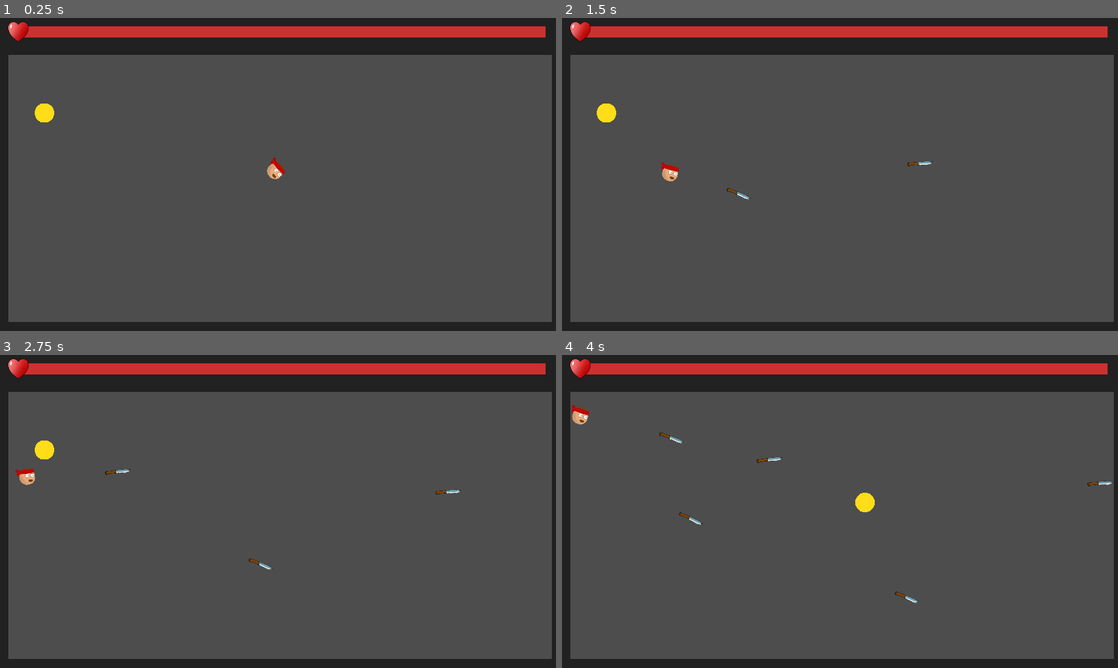
Above: before the commit, frames 1-4 (two rows, left to right).
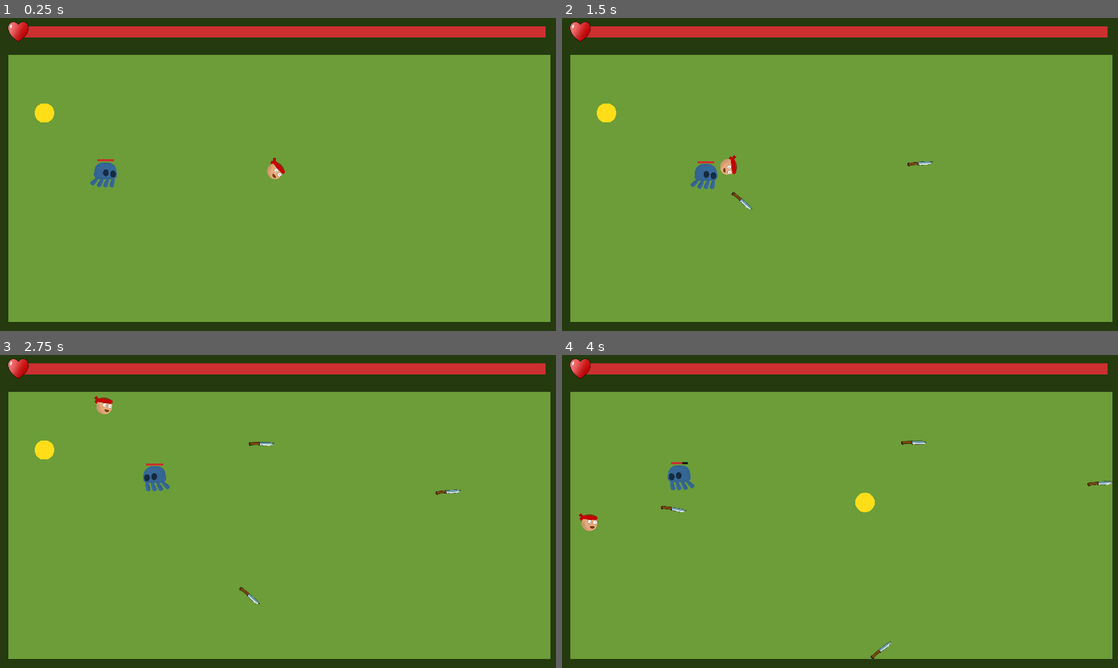
Above: after the commit, the same moments.

Repository: RoshanDavis/Dagger-Dodge-Godot-Project
Game: Godot game, scene res://scenes/game.tscn
Two runs of this game, one before a commit and one after it. Both use one fixed random seed, a clock stepped at 60 frames per second and the inputs below.
Inputs (mouse positions are in pixels of both pictures, inside the frame that each line leads up to):
- Up to frame 1 (0.25 s): no input
- Up to frame 2 (1.5 s): move the mouse to (962, 158) at 0.52 s; click (962, 158) at 0.6 s; move the mouse to (728, 190) at 1.27 s; click (728, 190) at 1.35 s
- Up to frame 3 (2.75 s): move the mouse to (333, 442) at 2.02 s; click (333, 442) at 2.1 s
- Up to frame 4 (4 s): move the mouse to (812, 574) at 2.77 s; click (812, 574) at 2.85 s; move the mouse to (1006, 558) at 3.52 s; click (1006, 558) at 3.6 s

The runs differ from the first frame. In frame 1, 96% of the frame differs, in the area x 0-100%, y 0-100%; in frame 2, 96%; in frame 3, 96%; in frame 4, 96%.

Commit message:
added jellyfish enemy

Diff:
--- a/scenes/dagger.tscn
+++ b/scenes/dagger.tscn
@@ -19,6 +19,7 @@
 texture = ExtResource("2_at8go")
 
 [node name="CollisionShape2D" type="CollisionShape2D" parent="."]
+visible = false
 position = Vector2(-0.5, 0)
 shape = SubResource("RectangleShape2D_3hgd2")
 
@@ -27,6 +28,7 @@
 [node name="Hitbox" type="Area2D" parent="." groups=["dagger"]]
 
 [node name="CollisionShape2D" type="CollisionShape2D" parent="Hitbox"]
+visible = false
 position = Vector2(2, 1.5)
 shape = SubResource("RectangleShape2D_lfkje")
 
--- a/scenes/game.tscn
+++ b/scenes/game.tscn
@@ -1,10 +1,12 @@
-[gd_scene load_steps=7 format=3 uid="uid://cg6nshbkea3ju"]
+[gd_scene load_steps=9 format=3 uid="uid://cg6nshbkea3ju"]
 
 [ext_resource type="PackedScene" uid="uid://bq53kn6frissv" path="res://scenes/wall.tscn" id="1_1iadt"]
 [ext_resource type="Script" path="res://scripts/game.gd" id="1_so7ud"]
+[ext_resource type="Texture2D" uid="uid://cn40emfty6dtn" path="res://assets/prototype-square.png" id="2_ld8mn"]
 [ext_resource type="PackedScene" uid="uid://ctyuky1aelg4h" path="res://scenes/player.tscn" id="3_7iytr"]
 [ext_resource type="PackedScene" uid="uid://dmvpjjyhh4aps" path="res://scenes/health_bar.tscn" id="4_iuutx"]
 [ext_resource type="Script" path="res://scripts/spawner.gd" id="5_toys6"]
+[ext_resource type="PackedScene" uid="uid://60aocnu06g8n" path="res://scenes/jellyfish.tscn" id="6_u3inb"]
 
 [sub_resource type="RectangleShape2D" id="RectangleShape2D_xsdpc"]
 size = Vector2(1093.5, 532)
@@ -12,15 +14,21 @@
 [node name="Game" type="Node"]
 script = ExtResource("1_so7ud")
 
+[node name="BG" type="Sprite2D" parent="."]
+modulate = Color(0.424929, 0.61591, 0.220738, 1)
+position = Vector2(556, 341)
+scale = Vector2(101.75, 57.625)
+texture = ExtResource("2_ld8mn")
+
 [node name="Boundary" type="Node2D" parent="."]
-modulate = Color(0.129412, 0.129412, 0.129412, 1)
+modulate = Color(0.146156, 0.22591, 0.0610759, 1)
 position = Vector2(579, 319)
 
 [node name="Wall" parent="Boundary" instance=ExtResource("1_1iadt")]
 position = Vector2(-577, 0)
 
 [node name="Wall2" parent="Boundary" instance=ExtResource("1_1iadt")]
-position = Vector2(580, 0)
+position = Vector2(577, 0)
 rotation = 3.14159
 
 [node name="Wall3" parent="Boundary" instance=ExtResource("1_1iadt")]
@@ -40,11 +48,16 @@
 
 [node name="HealthBar" parent="." instance=ExtResource("4_iuutx")]
 
+[node name="Jellyfish" parent="." instance=ExtResource("6_u3inb")]
+position = Vector2(201, 325)
+scale = Vector2(0.25, 0.25)
+
 [node name="Spawner" type="Area2D" parent="."]
 position = Vector2(576, 353)
 script = ExtResource("5_toys6")
 
 [node name="CollisionShape2D" type="CollisionShape2D" parent="Spawner"]
+visible = false
 shape = SubResource("RectangleShape2D_xsdpc")
 
 [node name="Gold Orb Spawn Timer" type="Timer" parent="Spawner"]
--- /dev/null
+++ b/scenes/jellyfish.tscn
@@ -0,0 +1,353 @@
+[gd_scene load_steps=10 format=3 uid="uid://60aocnu06g8n"]
+
+[ext_resource type="Script" path="res://scripts/jellyfish.gd" id="1_jtgts"]
+[ext_resource type="Texture2D" uid="uid://civx5qw1pa1d2" path="res://assets/environment/JellyFish Enemy Parts.png" id="2_bp6rv"]
+[ext_resource type="PackedScene" uid="uid://dinw35tn3p0mw" path="res://scenes/health_component.tscn" id="3_hq8l0"]
+[ext_resource type="PackedScene" uid="uid://dmvpjjyhh4aps" path="res://scenes/health_bar.tscn" id="4_3ynr1"]
+
+[sub_resource type="RectangleShape2D" id="RectangleShape2D_p84pf"]
+size = Vector2(179, 190)
+
+[sub_resource type="Animation" id="Animation_0q5bk"]
+resource_name = "FLOATING"
+length = 2.52
+loop_mode = 2
+step = 0.03
+tracks/0/type = "value"
+tracks/0/imported = false
+tracks/0/enabled = true
+tracks/0/path = NodePath("Skeleton2D/Torso/Leg 1:position")
+tracks/0/interp = 2
+tracks/0/loop_wrap = true
+tracks/0/keys = {
+"times": PackedFloat32Array(0, 1.26, 2.52),
+"transitions": PackedFloat32Array(1, 1, 1),
+"update": 0,
+"values": [Vector2(-69, 2), Vector2(-69, 2), Vector2(-69, 2)]
+}
+tracks/1/type = "value"
+tracks/1/imported = false
+tracks/1/enabled = true
+tracks/1/path = NodePath("Skeleton2D/Torso/Leg 1:rotation")
+tracks/1/interp = 2
+tracks/1/loop_wrap = true
+tracks/1/keys = {
+"times": PackedFloat32Array(0, 1.26, 2.52),
+"transitions": PackedFloat32Array(1, 1, 1),
+"update": 0,
+"values": [2.25861, 1.86639, 1.56848]
+}
+tracks/2/type = "value"
+tracks/2/imported = false
+tracks/2/enabled = true
+tracks/2/path = NodePath("Skeleton2D/Torso/Leg 2:position")
+tracks/2/interp = 2
+tracks/2/loop_wrap = true
+tracks/2/keys = {
+"times": PackedFloat32Array(0, 1.26, 2.52),
+"transitions": PackedFloat32Array(1, 1, 1),
+"update": 0,
+"values": [Vector2(-24, 11), Vector2(-24, 11), Vector2(-24, 11)]
+}
+tracks/3/type = "value"
+tracks/3/imported = false
+tracks/3/enabled = true
+tracks/3/path = NodePath("Skeleton2D/Torso/Leg 2:rotation")
+tracks/3/interp = 2
+tracks/3/loop_wrap = true
+tracks/3/keys = {
+"times": PackedFloat32Array(0, 1.26, 2.52),
+"transitions": PackedFloat32Array(1, 1, 1),
+"update": 0,
+"values": [2.1874, 1.86639, 1.58962]
+}
+tracks/4/type = "value"
+tracks/4/imported = false
+tracks/4/enabled = true
+tracks/4/path = NodePath("Skeleton2D/Torso/Leg 3:position")
+tracks/4/interp = 2
+tracks/4/loop_wrap = true
+tracks/4/keys = {
+"times": PackedFloat32Array(0, 1.26, 2.52),
+"transitions": PackedFloat32Array(1, 1, 1),
+"update": 0,
+"values": [Vector2(22, 9), Vector2(22, 9), Vector2(22, 9)]
+}
+tracks/5/type = "value"
+tracks/5/imported = false
+tracks/5/enabled = true
+tracks/5/path = NodePath("Skeleton2D/Torso/Leg 3:rotation")
+tracks/5/interp = 2
+tracks/5/loop_wrap = true
+tracks/5/keys = {
+"times": PackedFloat32Array(0, 1.26, 2.52),
+"transitions": PackedFloat32Array(1, 1, 1),
+"update": 0,
+"values": [2.08965, 1.83116, 1.50619]
+}
+tracks/6/type = "value"
+tracks/6/imported = false
+tracks/6/enabled = true
+tracks/6/path = NodePath("Skeleton2D/Torso/Leg 4:position")
+tracks/6/interp = 2
+tracks/6/loop_wrap = true
+tracks/6/keys = {
+"times": PackedFloat32Array(0, 1.26, 2.52),
+"transitions": PackedFloat32Array(1, 1, 1),
+"update": 0,
+"values": [Vector2(63, 2), Vector2(63, 2), Vector2(63, 2)]
+}
+tracks/7/type = "value"
+tracks/7/imported = false
+tracks/7/enabled = true
+tracks/7/path = NodePath("Skeleton2D/Torso/Leg 4:rotation")
+tracks/7/interp = 2
+tracks/7/loop_wrap = true
+tracks/7/keys = {
+"times": PackedFloat32Array(0, 1.26, 2.52),
+"transitions": PackedFloat32Array(1, 1, 1),
+"update": 0,
+"values": [1.83416, 1.68671, 1.21178]
+}
+
+[sub_resource type="Animation" id="Animation_qo72f"]
+length = 0.001
+tracks/0/type = "value"
+tracks/0/imported = false
+tracks/0/enabled = true
+tracks/0/path = NodePath("Skeleton2D/Torso/Leg 1:position")
+tracks/0/interp = 1
+tracks/0/loop_wrap = true
+tracks/0/keys = {
+"times": PackedFloat32Array(0),
+"transitions": PackedFloat32Array(1),
+"update": 0,
+"values": [Vector2(-69, 2)]
+}
+tracks/1/type = "value"
+tracks/1/imported = false
+tracks/1/enabled = true
+tracks/1/path = NodePath("Skeleton2D/Torso/Leg 1:rotation")
+tracks/1/interp = 1
+tracks/1/loop_wrap = true
+tracks/1/keys = {
+"times": PackedFloat32Array(0),
+"transitions": PackedFloat32Array(1),
+"update": 0,
+"values": [2.25861]
+}
+tracks/2/type = "value"
+tracks/2/imported = false
+tracks/2/enabled = true
+tracks/2/path = NodePath("Skeleton2D/Torso/Leg 2:position")
+tracks/2/interp = 1
+tracks/2/loop_wrap = true
+tracks/2/keys = {
+"times": PackedFloat32Array(0),
+"transitions": PackedFloat32Array(1),
+"update": 0,
+"values": [Vector2(-24, 11)]
+}
+tracks/3/type = "value"
+tracks/3/imported = false
+tracks/3/enabled = true
+tracks/3/path = NodePath("Skeleton2D/Torso/Leg 2:rotation")
+tracks/3/interp = 1
+tracks/3/loop_wrap = true
+tracks/3/keys = {
+"times": PackedFloat32Array(0),
+"transitions": PackedFloat32Array(1),
+"update": 0,
+"values": [2.1874]
+}
+tracks/4/type = "value"
+tracks/4/imported = false
+tracks/4/enabled = true
+tracks/4/path = NodePath("Skeleton2D/Torso/Leg 3:position")
+tracks/4/interp = 1
+tracks/4/loop_wrap = true
+tracks/4/keys = {
+"times": PackedFloat32Array(0),
+"transitions": PackedFloat32Array(1),
+"update": 0,
+"values": [Vector2(22, 9)]
+}
+tracks/5/type = "value"
+tracks/5/imported = false
+tracks/5/enabled = true
+tracks/5/path = NodePath("Skeleton2D/Torso/Leg 3:rotation")
+tracks/5/interp = 1
+tracks/5/loop_wrap = true
+tracks/5/keys = {
+"times": PackedFloat32Array(0),
+"transitions": PackedFloat32Array(1),
+"update": 0,
+"values": [2.08965]
+}
+tracks/6/type = "value"
+tracks/6/imported = false
+tracks/6/enabled = true
+tracks/6/path = NodePath("Skeleton2D/Torso/Leg 4:position")
+tracks/6/interp = 1
+tracks/6/loop_wrap = true
+tracks/6/keys = {
+"times": PackedFloat32Array(0),
+"transitions": PackedFloat32Array(1),
+"update": 0,
+"values": [Vector2(63, 2)]
+}
+tracks/7/type = "value"
+tracks/7/imported = false
+tracks/7/enabled = true
+tracks/7/path = NodePath("Skeleton2D/Torso/Leg 4:rotation")
+tracks/7/interp = 1
+tracks/7/loop_wrap = true
+tracks/7/keys = {
+"times": PackedFloat32Array(0),
+"transitions": PackedFloat32Array(1),
+"update": 0,
+"values": [1.83416]
+}
+
+[sub_resource type="AnimationLibrary" id="AnimationLibrary_y6rp7"]
+_data = {
+"FLOATING": SubResource("Animation_0q5bk"),
+"RESET": SubResource("Animation_qo72f")
+}
+
+[sub_resource type="RectangleShape2D" id="RectangleShape2D_svqe6"]
+size = Vector2(209, 217)
+
+[node name="Jellyfish" type="CharacterBody2D" groups=["enemy"]]
+motion_mode = 1
+script = ExtResource("1_jtgts")
+
+[node name="Polygons" type="Node2D" parent="."]
+modulate = Color(0.219608, 0.423529, 0.615686, 1)
+
+[node name="Leg 1" type="Polygon2D" parent="Polygons"]
+position = Vector2(-128, -146)
+texture = ExtResource("2_bp6rv")
+skeleton = NodePath("../../Skeleton2D")
+polygon = PackedVector2Array(49.6121, 154.46, 5.95323, 234.17, 46.6354, 257.323, 95.2556, 167.69, 46.6354, 209.364)
+uv = PackedVector2Array(49.6121, 154.46, 5.95323, 234.17, 46.6354, 257.323, 95.2556, 167.69, 46.6354, 209.364)
+polygons = [PackedInt32Array(4, 0, 3), PackedInt32Array(4, 2, 3), PackedInt32Array(4, 1, 2), PackedInt32Array(0, 1, 4)]
+bones = ["Torso", PackedFloat32Array(0, 0, 0, 0, 0), "Torso/Head", PackedFloat32Array(1, 0, 0, 1, 0), "Torso/Leg 1", PackedFloat32Array(1, 1, 1, 1, 1), "Torso/Leg 2", PackedFloat32Array(0, 0, 0, 0, 0), "Torso/Leg 3", PackedFloat32Array(0, 0, 0, 0, 0), "Torso/Leg 4", PackedFloat32Array(0, 0, 0, 0, 0)]
+internal_vertex_count = 1
+
+[node name="Leg 2" type="Polygon2D" parent="Polygons"]
+position = Vector2(-137, -139)
+texture = ExtResource("2_bp6rv")
+skeleton = NodePath("../../Skeleton2D")
+polygon = PackedVector2Array(96.5786, 155.783, 72.4339, 248.392, 120.062, 254.346, 137.922, 157.767, 105.84, 209.033)
+uv = PackedVector2Array(96.5786, 155.783, 72.4339, 248.392, 120.062, 254.346, 137.922, 157.767, 105.84, 209.033)
+polygons = [PackedInt32Array(4, 0, 3), PackedInt32Array(4, 1, 0), PackedInt32Array(4, 2, 1), PackedInt32Array(3, 2, 4)]
+bones = ["Torso", PackedFloat32Array(0, 0, 0, 0, 0), "Torso/Head", PackedFloat32Array(1, 0, 0, 1, 0), "Torso/Leg 1", PackedFloat32Array(0, 0, 0, 0, 0), "Torso/Leg 2", PackedFloat32Array(1, 1, 1, 1, 1), "Torso/Leg 3", PackedFloat32Array(0, 0, 0, 0, 0), "Torso/Leg 4", PackedFloat32Array(0, 0, 0, 0, 0)]
+internal_vertex_count = 1
+
+[node name="Leg 3" type="Polygon2D" parent="Polygons"]
+position = Vector2(-149, -139)
+texture = ExtResource("2_bp6rv")
+skeleton = NodePath("../../Skeleton2D")
+polygon = PackedVector2Array(153.137, 157.436, 135.938, 250.708, 183.566, 255.338, 194.811, 153.137, 165.044, 202.088)
+uv = PackedVector2Array(153.137, 157.436, 135.938, 250.708, 183.566, 255.338, 194.811, 153.137, 165.044, 202.088)
+polygons = [PackedInt32Array(0, 4, 3), PackedInt32Array(4, 1, 0), PackedInt32Array(2, 4, 1), PackedInt32Array(3, 4, 2)]
+bones = ["Torso", PackedFloat32Array(0, 0, 0, 0, 0), "Torso/Head", PackedFloat32Array(1, 0, 0, 1, 0), "Torso/Leg 1", PackedFloat32Array(0, 0, 0, 0, 0), "Torso/Leg 2", PackedFloat32Array(0, 0, 0, 0, 0), "Torso/Leg 3", PackedFloat32Array(1, 1, 1, 1, 1), "Torso/Leg 4", PackedFloat32Array(0, 0, 0, 0, 0)]
+internal_vertex_count = 1
+
+[node name="Leg 4" type="Polygon2D" parent="Polygons"]
+position = Vector2(-161, -139)
+texture = ExtResource("2_bp6rv")
+skeleton = NodePath("../../Skeleton2D")
+polygon = PackedVector2Array(205.395, 151.814, 195.473, 246.077, 240.124, 252.031, 252.031, 154.46, 221.933, 206.057)
+uv = PackedVector2Array(205.395, 151.814, 195.473, 246.077, 240.124, 252.031, 252.031, 154.46, 221.933, 206.057)
+polygons = [PackedInt32Array(0, 4, 1), PackedInt32Array(0, 3, 4), PackedInt32Array(4, 2, 1), PackedInt32Array(4, 3, 2)]
+bones = ["Torso", PackedFloat32Array(0, 0, 0, 0, 0), "Torso/Head", PackedFloat32Array(1, 0, 0, 1, 0), "Torso/Leg 1", PackedFloat32Array(0, 0, 0, 0, 0), "Torso/Leg 2", PackedFloat32Array(0, 0, 0, 0, 0), "Torso/Leg 3", PackedFloat32Array(0, 0, 0, 0, 0), "Torso/Leg 4", PackedFloat32Array(1, 1, 1, 1, 1)]
+internal_vertex_count = 1
+
+[node name="Torso" type="Polygon2D" parent="Polygons"]
+position = Vector2(-127, -108)
+texture = ExtResource("2_bp6rv")
+skeleton = NodePath("../../Skeleton2D")
+polygon = PackedVector2Array(30.7594, 150.491, 229.209, 151.483, 227.225, -2.64626, 21.1677, 5.95322, 128.33, 78.3881)
+uv = PackedVector2Array(30.7594, 150.491, 229.209, 151.483, 227.225, -2.64626, 21.1677, 5.95322, 128.33, 78.3881)
+polygons = [PackedInt32Array(3, 4, 0), PackedInt32Array(4, 2, 3), PackedInt32Array(4, 1, 0), PackedInt32Array(2, 4, 1)]
+bones = ["Torso", PackedFloat32Array(1, 1, 1, 1, 1), "Torso/Head", PackedFloat32Array(1, 1, 1, 1, 1), "Torso/Leg 1", PackedFloat32Array(0, 0, 0, 0, 0), "Torso/Leg 2", PackedFloat32Array(0, 0, 0, 0, 0), "Torso/Leg 3", PackedFloat32Array(0, 0, 0, 0, 0), "Torso/Leg 4", PackedFloat32Array(0, 0, 0, 0, 0)]
+internal_vertex_count = 1
+
+[node name="Skeleton2D" type="Skeleton2D" parent="."]
+
+[node name="Torso" type="Bone2D" parent="Skeleton2D"]
+position = Vector2(0, 32)
+rest = Transform2D(1, 0, 0, 1, 0, 32)
+
+[node name="Head" type="Bone2D" parent="Skeleton2D/Torso"]
+position = Vector2(1, -49)
+rest = Transform2D(1, 0, 0, 1, 1, -49)
+auto_calculate_length_and_angle = false
+length = 70.0
+bone_angle = 0.0
+
+[node name="Leg 1" type="Bone2D" parent="Skeleton2D/Torso"]
+position = Vector2(-69, 2)
+rotation = 2.25861
+scale = Vector2(0.999999, 0.999999)
+rest = Transform2D(-0.291304, 0.95663, -0.95663, -0.291304, -69, 2)
+auto_calculate_length_and_angle = false
+length = 61.891
+bone_angle = 0.0
+
+[node name="Leg 2" type="Bone2D" parent="Skeleton2D/Torso"]
+position = Vector2(-24, 11)
+rotation = 2.1874
+scale = Vector2(0.999999, 0.999999)
+rest = Transform2D(-0.291304, 0.95663, -0.95663, -0.291304, -24, 11)
+auto_calculate_length_and_angle = false
+length = 61.891
+bone_angle = 0.0
+
+[node name="Leg 3" type="Bone2D" parent="Skeleton2D/Torso"]
+position = Vector2(22, 9)
+rotation = 2.08965
+scale = Vector2(1, 1)
+rest = Transform2D(-0.257431, 0.966297, -0.966297, -0.257431, 22, 9)
+auto_calculate_length_and_angle = false
+length = 61.891
+bone_angle = 0.0
+
+[node name="Leg 4" type="Bone2D" parent="Skeleton2D/Torso"]
+position = Vector2(63, 2)
+rotation = 1.83416
+scale = Vector2(1, 1)
+rest = Transform2D(-0.115657, 0.993289, -0.993289, -0.115657, 63, 2)
+auto_calculate_length_and_angle = false
+length = 61.891
+bone_angle = 0.0
+
+[node name="CollisionShape2D" type="CollisionShape2D" parent="."]
+visible = false
+position = Vector2(-3.5, -1)
+shape = SubResource("RectangleShape2D_p84pf")
+
+[node name="AnimationPlayer" type="AnimationPlayer" parent="."]
+libraries = {
+"": SubResource("AnimationLibrary_y6rp7")
+}
+
+[node name="HealthComponent" parent="." instance=ExtResource("3_hq8l0")]
+
+[node name="Hitbox" type="Area2D" parent="." groups=["enemy"]]
+
+[node name="CollisionShape2D" type="CollisionShape2D" parent="Hitbox"]
+visible = false
+position = Vector2(-5.5, 1.5)
+shape = SubResource("RectangleShape2D_svqe6")
+
+[node name="HealthBar" parent="." instance=ExtResource("4_3ynr1")]
+offset_left = -69.0
+offset_top = -127.0
+offset_right = 70.0
+offset_bottom = -110.0
+isHeartVisible = false
+
+[connection signal="area_entered" from="Hitbox" to="." method="_on_hitbox_area_entered"]
--- a/scenes/player.tscn
+++ b/scenes/player.tscn
@@ -20,6 +20,7 @@
 texture = ExtResource("2_7w57g")
 
 [node name="CollisionShape2D" type="CollisionShape2D" parent="." groups=["player"]]
+visible = false
 shape = SubResource("CircleShape2D_slx66")
 
 [node name="FirePoint" type="Marker2D" parent="."]
@@ -30,6 +31,7 @@
 [node name="Hitbox" type="Area2D" parent="." groups=["player"]]
 
 [node name="CollisionShape2D" type="CollisionShape2D" parent="Hitbox"]
+visible = false
 shape = SubResource("CircleShape2D_gtph5")
 
 [connection signal="area_entered" from="Hitbox" to="." method="_on_hitbox_area_entered"]
--- a/scenes/wall.tscn
+++ b/scenes/wall.tscn
@@ -12,4 +12,5 @@
 texture = ExtResource("1_0rndt")
 
 [node name="CollisionShape2D" type="CollisionShape2D" parent="." groups=["wall"]]
+visible = false
 shape = SubResource("RectangleShape2D_66yla")
--- a/scripts/dagger.gd
+++ b/scripts/dagger.gd
@@ -27,7 +27,7 @@
 func _on_area_2d_area_entered(area):
 	if area.is_in_group("player") and not invincibile:
 		area.get_parent().take_damage(damage)
-	if area.is_in_group("dagger"):
+	if area.is_in_group("dagger") or area.is_in_group("enemy"):
 		area.get_parent().take_damage(damage)
 
 func _on_timer_timeout():
--- a/scripts/health_bar.gd
+++ b/scripts/health_bar.gd
@@ -1,5 +1,13 @@
 extends ProgressBar
 
+@export var isHeartVisible = true
+
+func _ready():
+	$Heart.visible = isHeartVisible
+
+func set_initial_health(health):
+	max_value = health
+	value = health
 
 func set_max_health(health):
 	max_value = health
--- a/scripts/health_component.gd
+++ b/scripts/health_component.gd
@@ -4,6 +4,7 @@
 var currentHealth
 
 func _ready():
+	# default values
 	maxHealth = 1
 	currentHealth = 1
 
--- /dev/null
+++ b/scripts/jellyfish.gd
@@ -0,0 +1,41 @@
+extends CharacterBody2D
+
+@onready var player = get_tree().get_root().get_node("Game").get_node("Player")
+
+@export var speed:float = 70
+@export var health:int = 3
+@export var damage = 1
+
+var facingRight = true
+
+func _ready():
+	$HealthComponent.set_initial_health(health)
+	$HealthBar.set_initial_health(health)
+
+func _physics_process(delta):
+	movement(delta)
+
+func movement(delta):
+	var player_position = player.position
+	var target_position = (player_position - position).normalized()
+
+	if position.distance_to(player_position) > 3:
+		velocity = target_position * speed
+		move_and_slide()
+
+	if (facingRight and velocity.x < 0) or (!facingRight and velocity.x > 0):
+		$Polygons.scale.x *= -1
+		facingRight = not facingRight
+
+
+func take_damage(value):
+	$HealthComponent.take_damage(value)
+	$HealthBar.set_current_health($HealthComponent.currentHealth)
+
+func on_death():
+	call_deferred("queue_free")
+
+func _on_hitbox_area_entered(area):
+
+	if area.is_in_group("dagger"):
+		area.get_parent().take_damage(damage)
--- a/scripts/player.gd
+++ b/scripts/player.gd
@@ -1,18 +1,20 @@
 extends CharacterBody2D
 
+var game
+var dagger
 
-var dagger
 @export var health = 5
 @export var recoilSpeed = 500
 @export var speed = 200
 @export var drag = 1
 
 func _ready():
+	game = get_tree().get_root().get_node("Game")
 	velocity = Vector2(0,0)
 	dagger = preload("res://scenes/dagger.tscn")
 	$HealthComponent.set_initial_health(health)
-	get_parent().set_max_health(health)
-	get_parent().set_current_health(health)
+	game.set_max_health(health)
+	game.set_current_health(health)
 
 func _physics_process(delta):
 	movement(delta)
@@ -23,7 +25,7 @@
 		var daggerInstance = dagger.instantiate()
 		daggerInstance.position = $FirePoint.global_position
 		daggerInstance.rotation = rotation
-		get_tree().get_root().get_node("Game").add_child(daggerInstance)
+		game.add_child(daggerInstance)
 
 		velocity = velocity + global_transform.basis_xform(Vector2.LEFT * recoilSpeed)
 
@@ -36,12 +38,12 @@
 
 func take_damage(damage):
 	$HealthComponent.take_damage(damage)
-	get_parent().set_current_health($HealthComponent.currentHealth)
+	game.set_current_health($HealthComponent.currentHealth)
 
 func _on_hitbox_area_entered(area):
 	if area.is_in_group("dagger"):
 		area.get_parent().take_damage(1)
 
 func on_death():
-	get_parent().game_over()
+	game.game_over()
 	call_deferred("queue_free")
Binary file added: assets/environment/Grass Texture.png
Not shown, added: assets/environment/Grass Texture.png.import
Binary file added: assets/environment/JellyFish Enemy Parts.png
Not shown, added: assets/environment/JellyFish Enemy Parts.png.import
